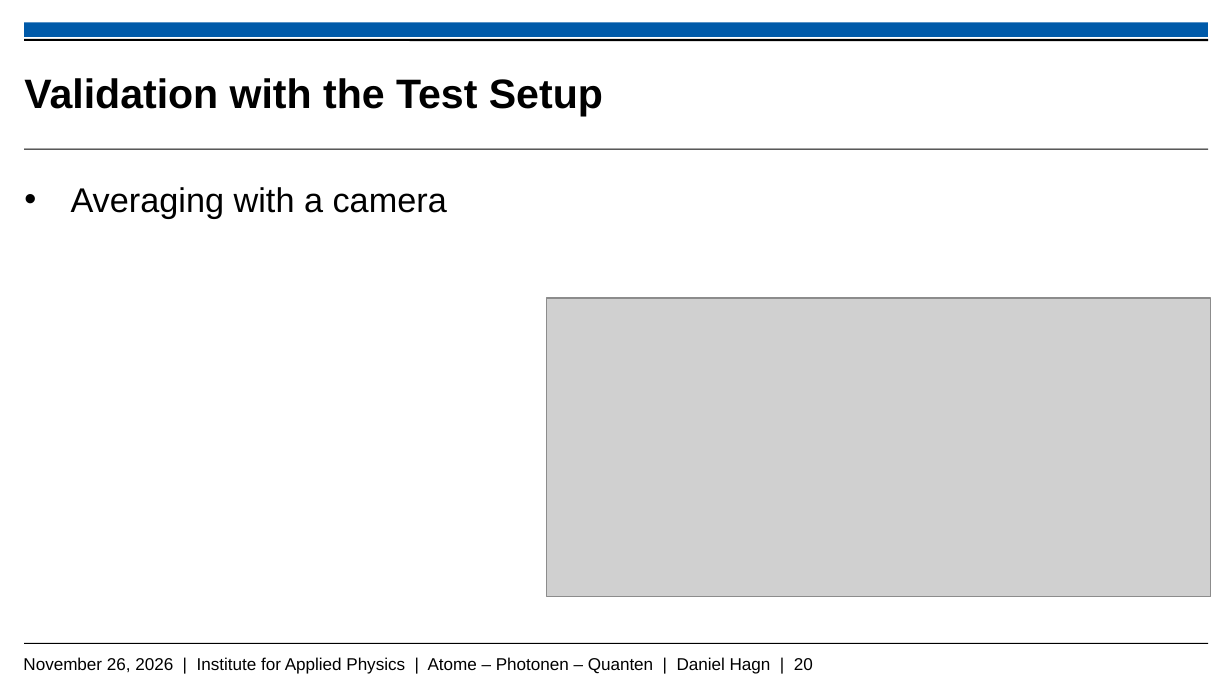
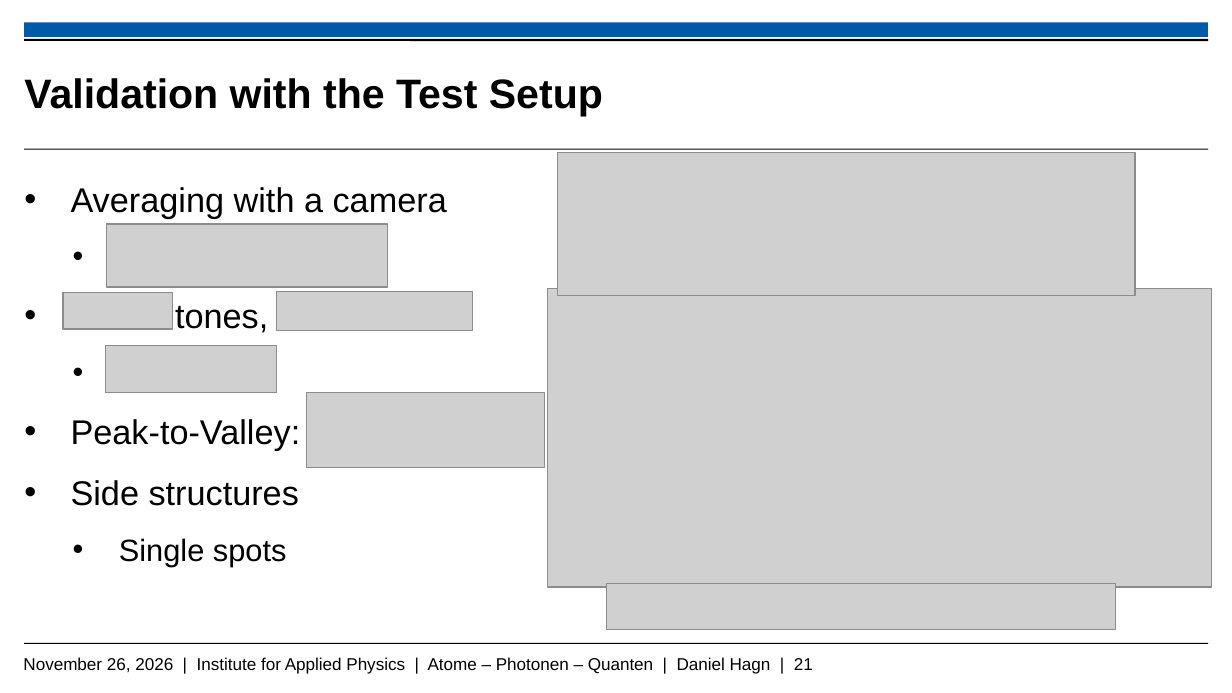
Before and after one commit to Daniel-Hagn-physik/Masterthesis_Backup, a slide deck: slide 21 of Hagn_Daniel_Mastervortrag.pptx (slide 20 before the commit). Drawn at 1232x693 pixels with LibreOffice and Linux fonts; fonts in the diff are those of the drawing; grey boxes stand for pictures; background and template pictures are left out. Boxes give left, top, right and bottom in pixels: in the first picture for what was removed or moved away, otherwise in the second. Text is boxed around its words. In the diff, an @@ line names an element or a change of style, - is before the commit and + after.

Commit message:
05.11

```diff
--- a/Hagn_Daniel_Mastervortrag.pptx
+++ b/Hagn_Daniel_Mastervortrag.pptx
@@ picture added at <box>558,153,1136,296</box> @@
@@ picture added at <box>106,224,387,287</box> @@
@@ picture added at <box>63,292,172,329</box> @@
@@ picture added at <box>276,291,472,330</box> @@
@@ picture: place and size @@
-picture at <box>546,298,1210,596</box>
+picture at <box>547,288,1211,586</box>
@@ text at <box>71,306,301,566</box>: paragraphs added @@
+• tones,
+• Peak-to-Valley:
+• Side structures
+    • Single spots
@@ picture added at <box>106,346,277,393</box> @@
@@ picture added at <box>307,393,545,468</box> @@
@@ picture added at <box>606,583,1115,630</box> @@
@@ text at <box>23,657,813,674</box>: text changed @@
-November 26, 2026 | Institute for Applied Physics | Atome – Photonen – Quanten | Daniel Hagn | 20
+November 26, 2026 | Institute for Applied Physics | Atome – Photonen – Quanten | Daniel Hagn | 21
```
Also in this commit, not shown: 7 other slides changed, 6 slides added.
